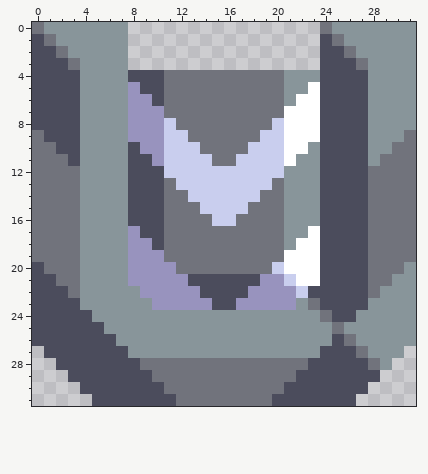
Pixel-art sprite -- assets/sprites/blocks/distribution/belt-bridge/belt-bridge-in4.png. The picture above is the old version.
The file is 32x32 pixels.
Once edited:
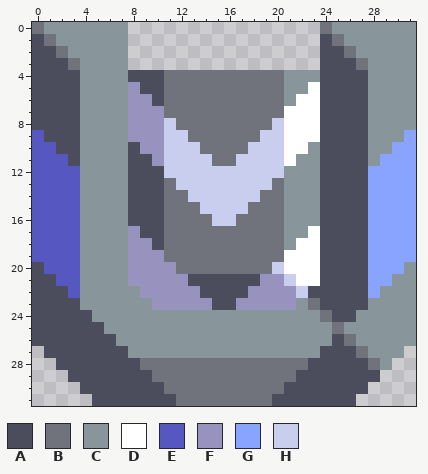
Palette (. is transparent): A #4b4c5c  B #71737c  C #88959a  D #ffffff  E #5757c1  F #9893be  G #88a4ff  H #c9ceee
From the commit log: whole lotta bridge stuff
The exact change:
@@ x 0..31 @@
  8 AAAACCCCFFFHBBBBBBBBHDDDAAAACCCC
- 9 BAAACCCCFFFHHBBBBBBHHDDDAAAACCCB
-10 BBAACCCCAFFHHHBBBBHHHDDCAAAACCBB
-11 BBBACCCCAAFHHHHBBHHHHDCCAAAACBBB
-12 BBBBCCCCAAAHHHHHHHHHHCCCAAAABBBB
-13 BBBBCCCCAAABHHHHHHHHBCCCAAAABBBB
-14 BBBBCCCCAAABBHHHHHHBBCCCAAAABBBB
-15 BBBBCCCCAAABBBHHHHBBBCCCAAAABBBB
-16 BBBBCCCCAAABBBBHHBBBBCCCAAAABBBB
-17 BBBBCCCCFAABBBBBBBBBBCCDAAAABBBB
-18 BBBBCCCCFFABBBBBBBBBBCDDAAAABBBB
-19 BBBBCCCCFFFBBBBBBBBBBDDDAAAABBBB
-20 ABBBCCCCFFFFBBBBBBBBHDDDAAAABBBC
-21 AABBCCCCFFFFFAAAAAAFFHDDAAAABBCC
-22 AAABCCCCCFFFFFAAAAFFFFHAAAAABCCC
+ 9 EAAACCCCFFFHHBBBBBBHHDDDAAAACCCG
+10 EEAACCCCAFFHHHBBBBHHHDDCAAAACCGG
+11 EEEACCCCAAFHHHHBBHHHHDCCAAAACGGG
+12 EEEECCCCAAAHHHHHHHHHHCCCAAAAGGGG
+13 EEEECCCCAAABHHHHHHHHBCCCAAAAGGGG
+14 EEEECCCCAAABBHHHHHHBBCCCAAAAGGGG
+15 EEEECCCCAAABBBHHHHBBBCCCAAAAGGGG
+16 EEEECCCCAAABBBBHHBBBBCCCAAAAGGGG
+17 EEEECCCCFAABBBBBBBBBBCCDAAAAGGGG
+18 EEEECCCCFFABBBBBBBBBBCDDAAAAGGGG
+19 EEEECCCCFFFBBBBBBBBBBDDDAAAAGGGG
+20 AEEECCCCFFFFBBBBBBBBHDDDAAAAGGGC
+21 AAEECCCCFFFFFAAAAAAFFHDDAAAAGGCC
+22 AAAECCCCCFFFFFAAAAFFFFHAAAAAGCCC
 23 AAAACCCCCCFFFFFAAFFFFFCBAAAACCCC
